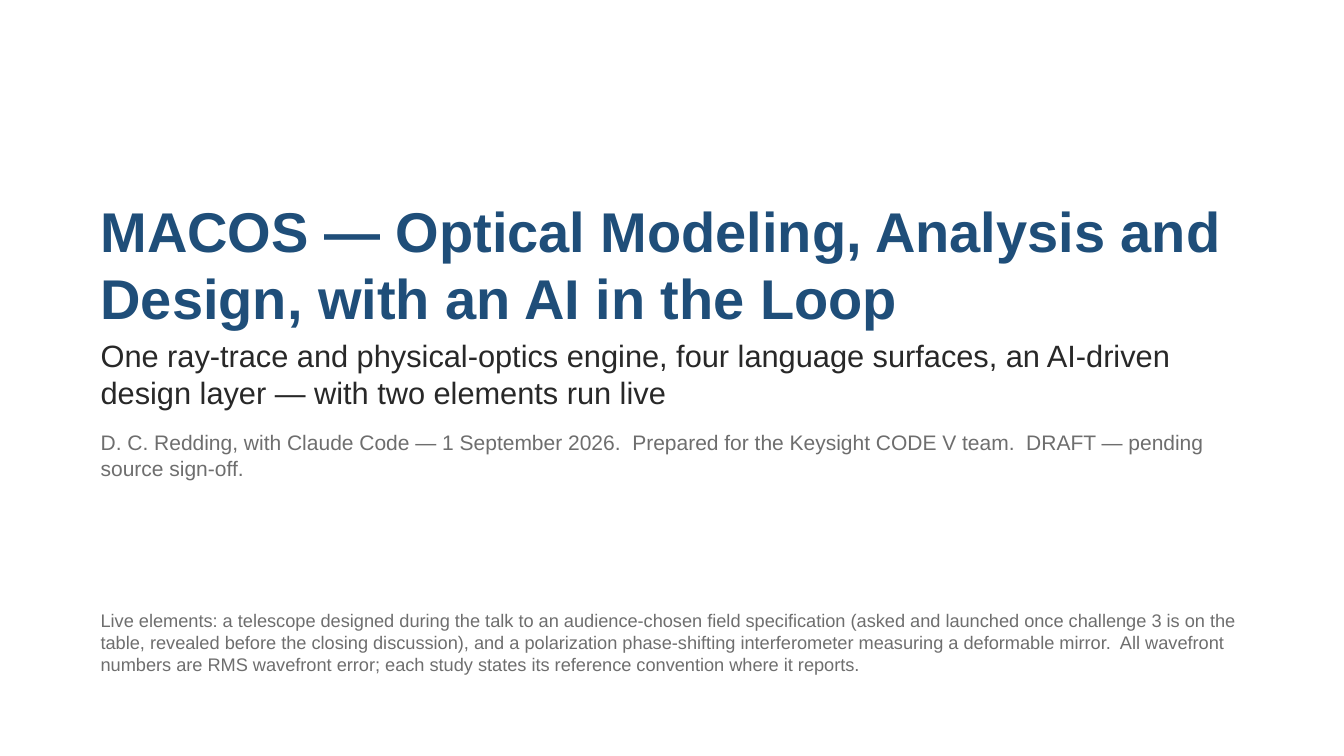
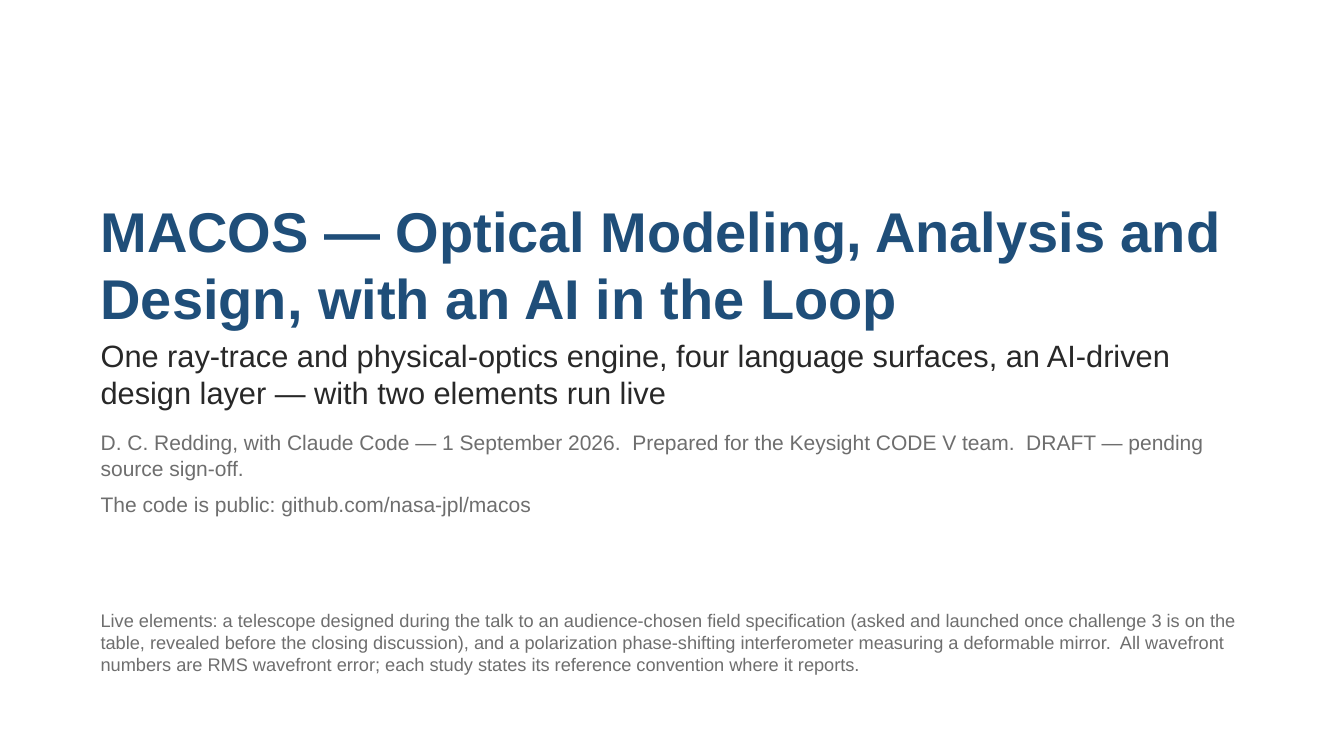
Before and after one commit to nasa-jpl/macos, a slide deck: slide 1 of demo_session/baseline_pass3.pptx. Drawn at 1344x756 pixels with LibreOffice and Linux fonts; fonts in the diff are those of the drawing. Boxes give left, top, right and bottom in pixels: in the first picture for what was removed or moved away, otherwise in the second. Text is boxed around its words. In the diff, an @@ line names an element or a change of style, - is before the commit and + after.

```diff
--- a/demo_session/baseline_pass3.pptx
+++ b/demo_session/baseline_pass3.pptx
@@ text at (x1=101, y1=497, x2=531, y2=516): paragraph added @@
+The code is public: github.com/nasa-jpl/macos
```
Also in this commit, not shown: 2 other slides changed, 3 other files.
